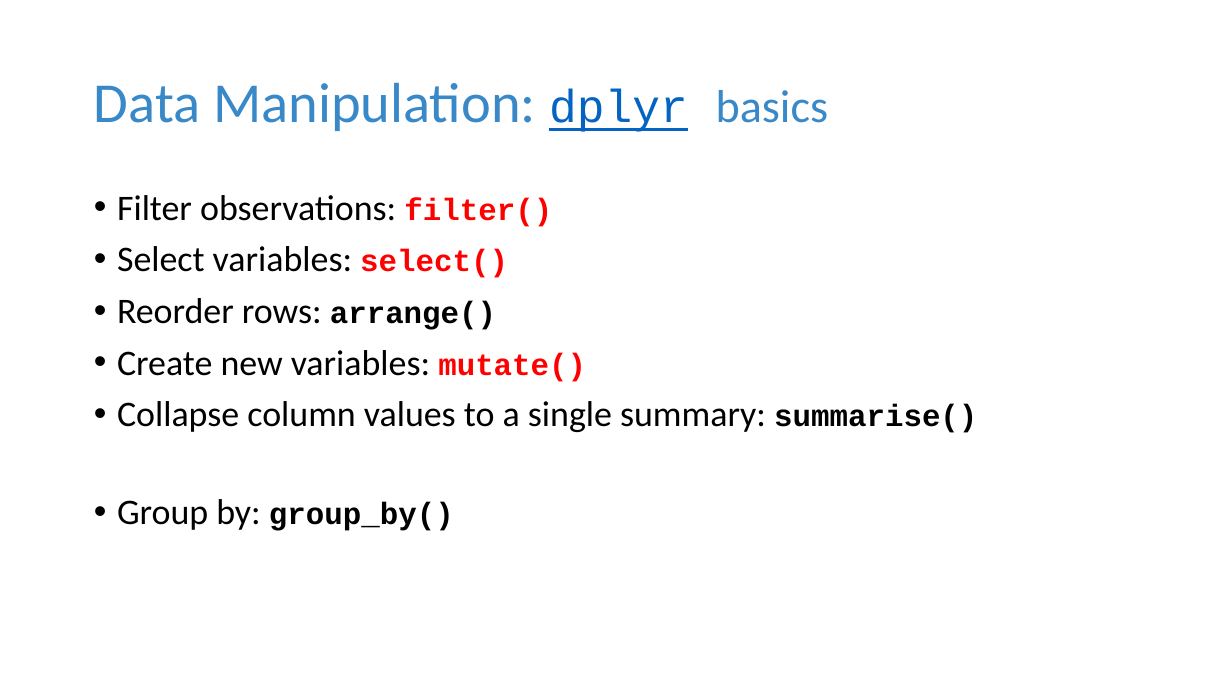
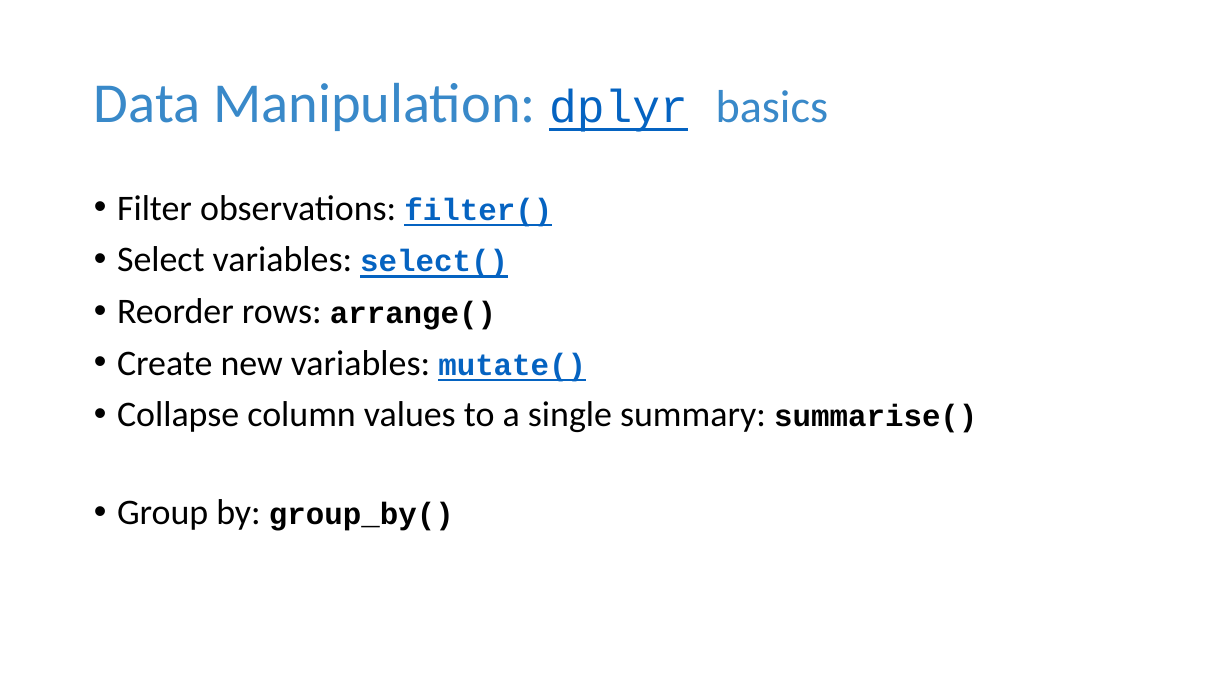
Before and after one commit to tdmdal/r-workshop-researchers, a slide deck: slide 25 of r_intro_researchers.pptx. Drawn at 1232x693 pixels with LibreOffice and Linux fonts; fonts in the diff are those of the drawing. Boxes give left, top, right and bottom in pixels: in the first picture for what was removed or moved away, otherwise in the second. Text is boxed around its words. In the diff, an @@ line names an element or a change of style, - is before the commit and + after.

```diff
--- a/r_intro_researchers.pptx
+++ b/r_intro_researchers.pptx
@@ text at bbox=[117, 195, 586, 382]: text colour #FF0000 to #0563C1, underline on in "filter()", "select()", "mutate()" @@
```
Also in this commit, not shown: 1 other slide changed, 2 other files.
